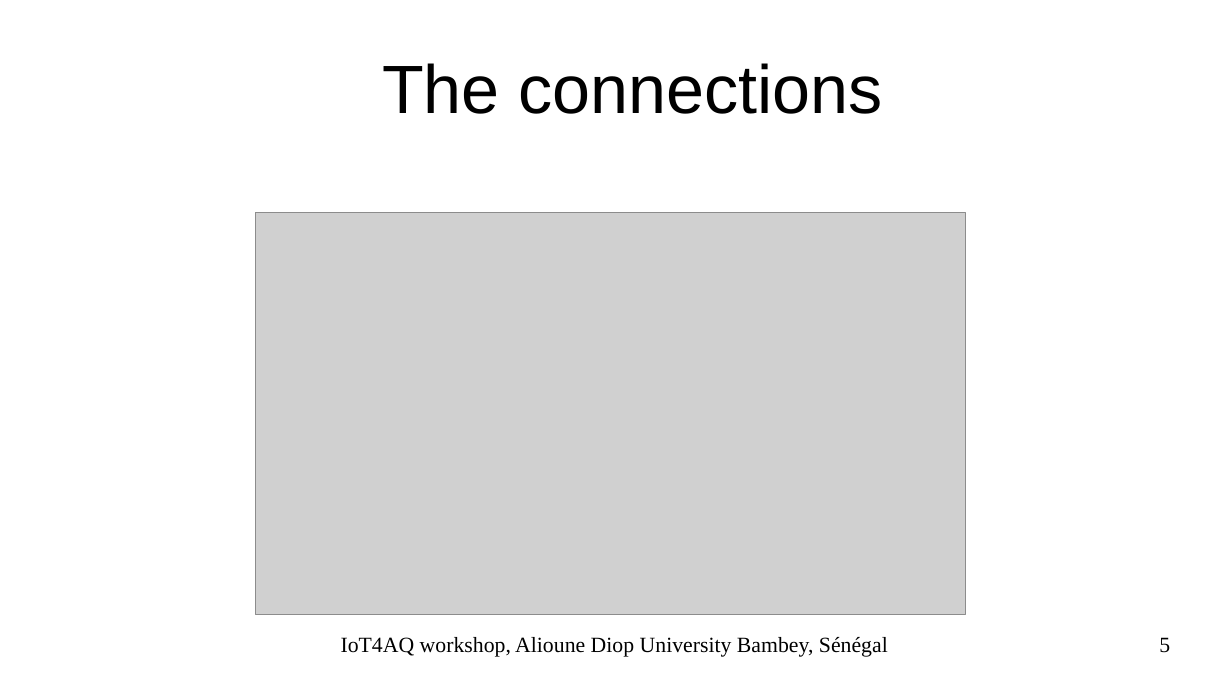
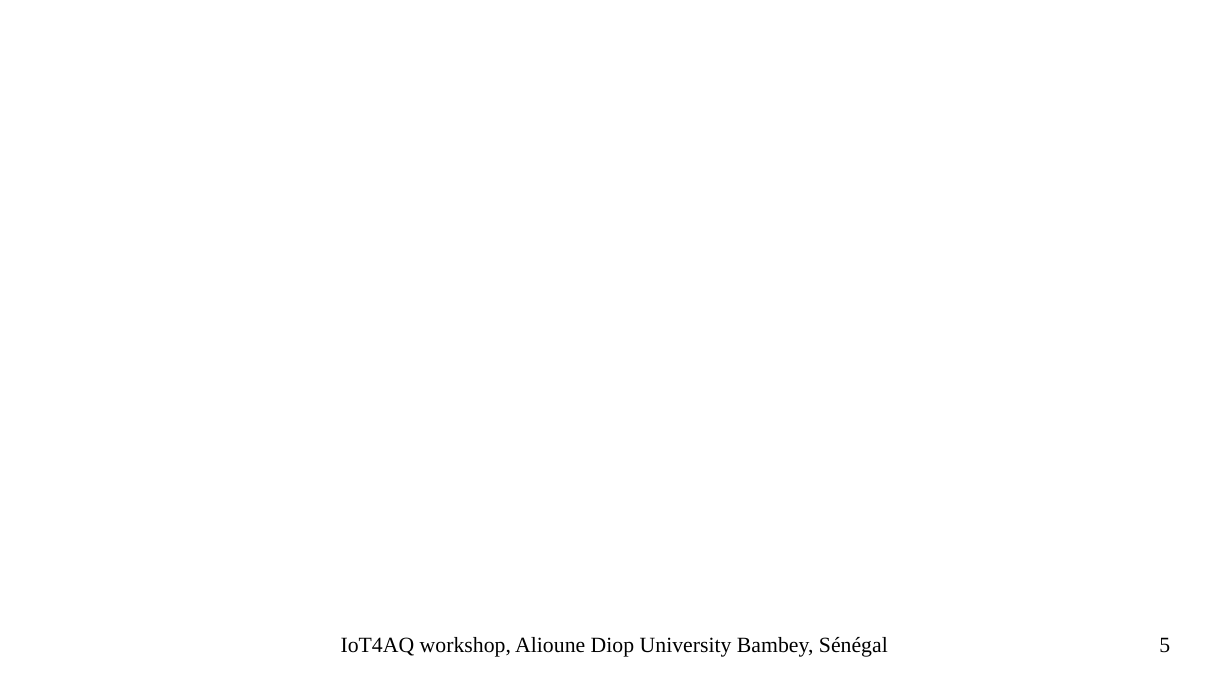
Before and after one commit to uraich/IoT4AQ, a slide deck: slide 5 of workshop/slides/iot4aq_dht11.odp. Drawn at 1232x693 pixels with LibreOffice and Linux fonts; fonts in the diff are those of the drawing; grey boxes stand for pictures; background and template pictures are left out. Boxes give left, top, right and bottom in pixels: in the first picture for what was removed or moved away, otherwise in the second. Text is boxed around its words. In the diff, an @@ line names an element or a change of style, - is before the commit and + after.

```diff
--- a/workshop/slides/iot4aq_dht11.odp
+++ b/workshop/slides/iot4aq_dht11.odp
@@ title removed at [382,63,883,114] @@
-The connections
@@ picture removed at [255,212,965,615] @@
```
Also in this commit, not shown: 3 other slides changed, 1 slide added, 6 slides removed, 3 other files.
